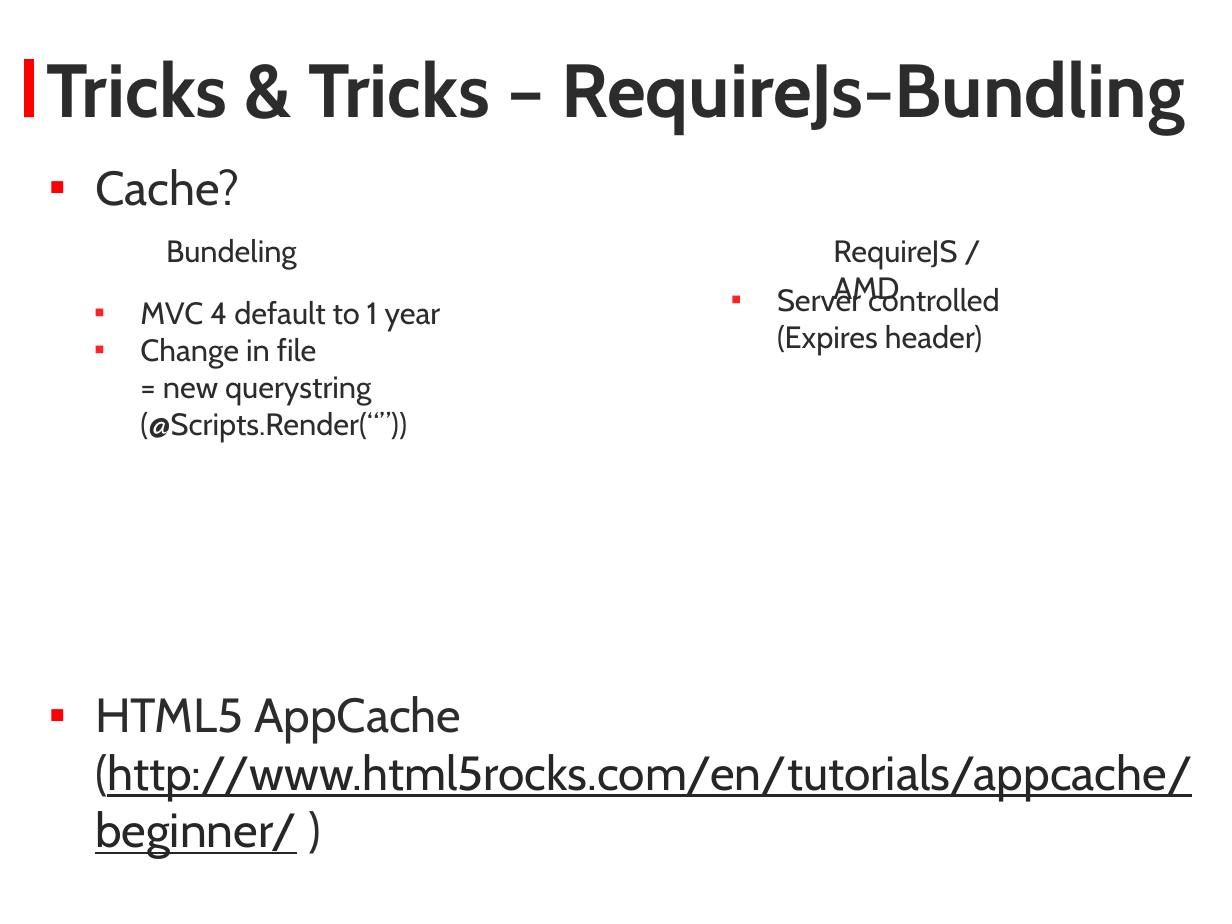
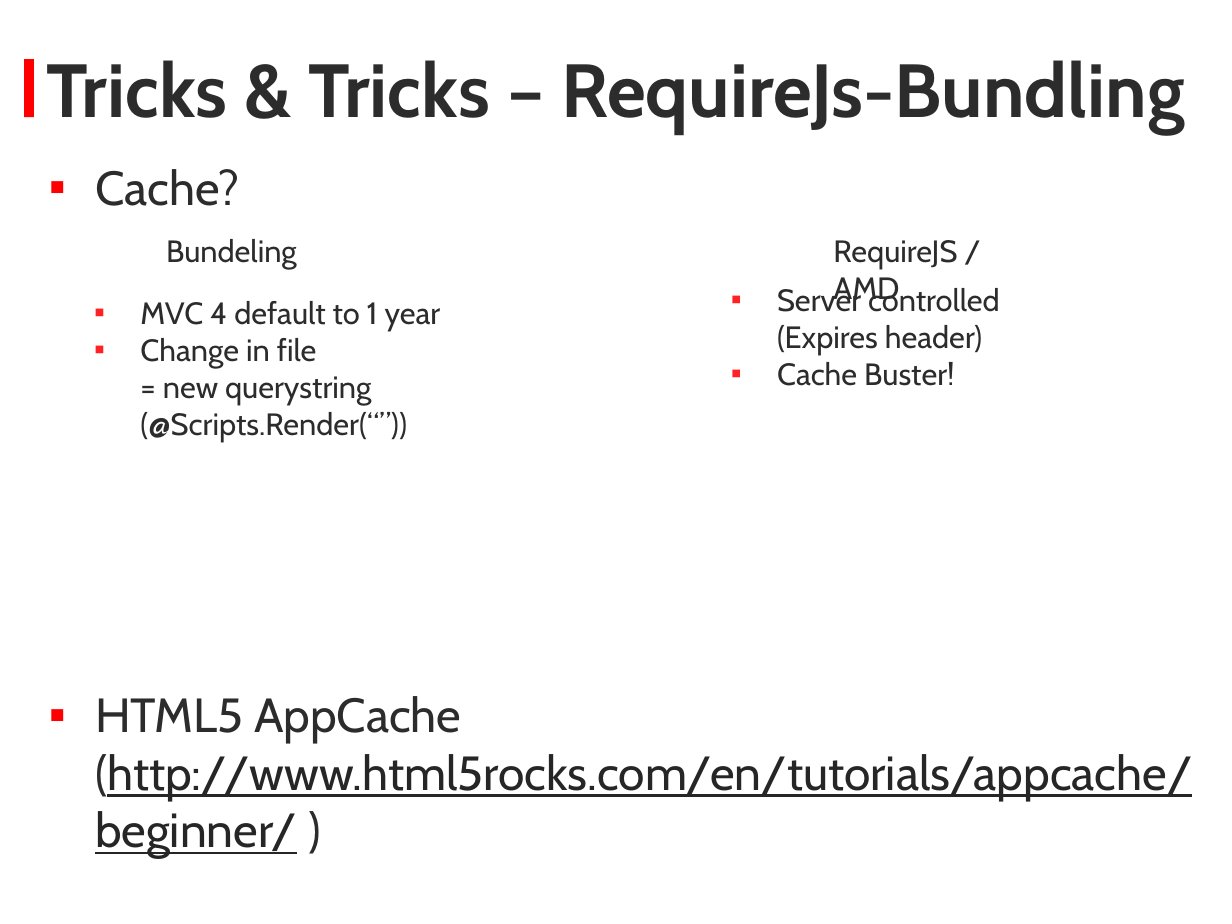
Before and after one commit to KyorCode/Bootcamp2013, a slide deck: slide 8 of Bootcamp_2013_Javascript.pptx. Drawn at 1232x924 pixels with LibreOffice and Linux fonts; fonts in the diff are those of the drawing; background and template pictures are left out. Boxes give left, top, right and bottom in pixels: in the first picture for what was removed or moved away, otherwise in the second. Text is boxed around its words. In the diff, an @@ line names an element or a change of style, - is before the commit and + after.

```diff
--- a/Bootcamp_2013_Javascript.pptx
+++ b/Bootcamp_2013_Javascript.pptx
@@ text at box(777, 362, 954, 386): paragraph added @@
+▪ Cache Buster!
```
Also in this commit, not shown: 2 other slides changed, 7 other files.
